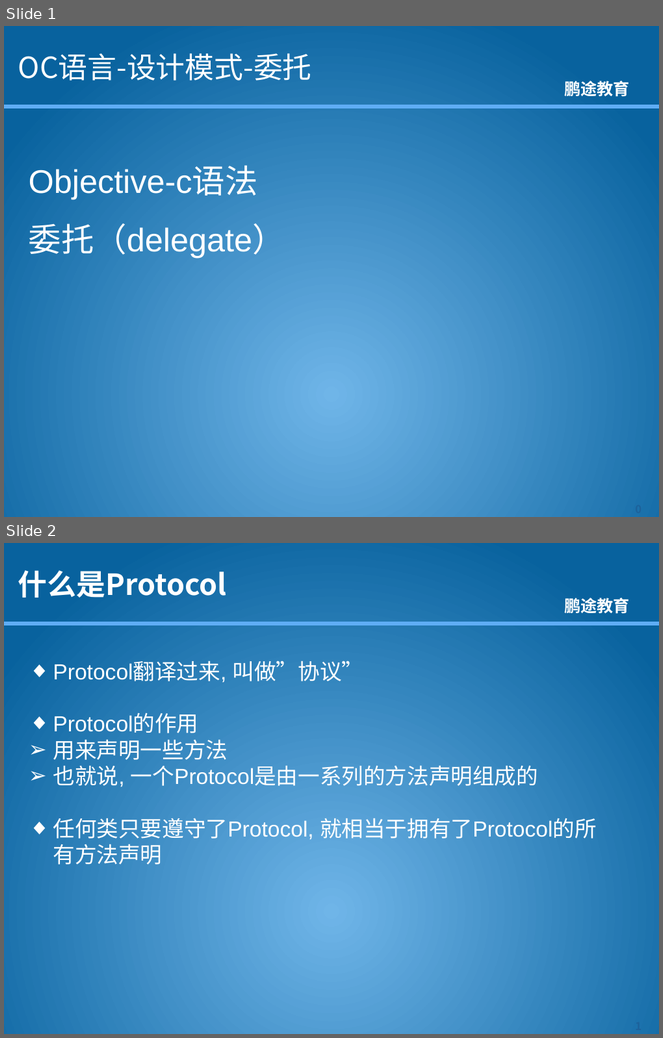
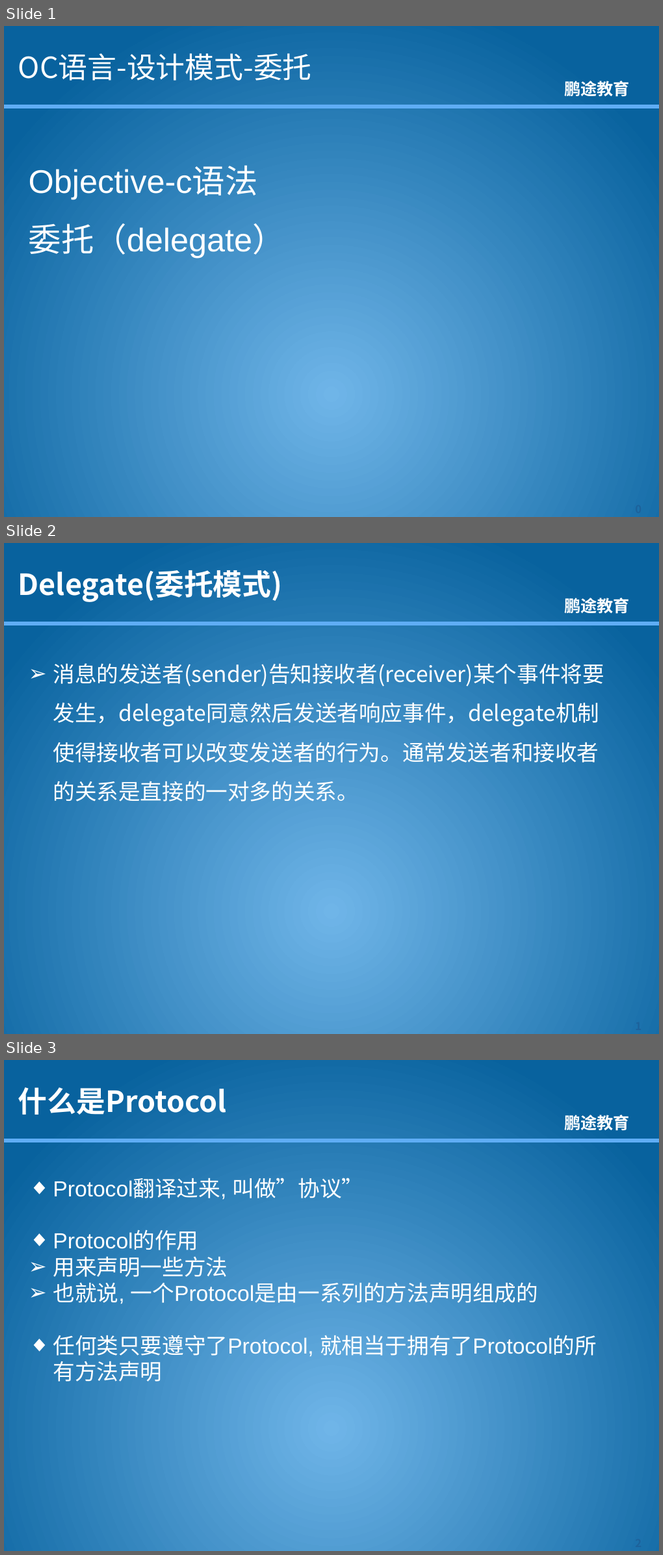
Before and after one commit to kkdmh77/gjh_baoche, a slide deck: 资料/课件/OC/OC语言-4.2-设计模式-委托.pptx. Shown one above the other, each under a label of ours: slides 1 and 2 before the commit, slides 1, 2 and 3 after it. The pictures are 663x1038 and 663x1555 pixels, drawn with LibreOffice and Linux fonts; fonts in the diff are those of the drawing; background and template pictures are left out. Boxes give left, top, right and bottom in pixels: in the first picture for what was removed or moved away, otherwise in the second. Text is boxed around its words. In the diff, an @@ line names an element or a change of style, - is before the commit and + after.

```diff
--- a/资料/课件/OC/OC语言-4.2-设计模式-委托.pptx
+++ b/资料/课件/OC/OC语言-4.2-设计模式-委托.pptx
@@ slide 2 added at [4, 543, 659, 1034], background picture (left out); not listed: 2 template elements that a slide beside it also shows @@
@@ title added at [18, 570, 283, 602], 32 pt, text #FFFFFF, bold @@
+Delegate(委托模式)
@@ text added at [53, 663, 604, 806], 24 pt, text #FFFFFF @@
+➢ 消息的发送者(sender)告知接收者(receiver)某个事件将要发生，delegate同意然后发送者响应事件，delegate机制使得接收者可以改变发送者的行为。通常发送者和接收者的关系是直接的一对多的关系。
@@ page number added at [610, 1016, 659, 1034], 12 pt, text #1D629B, bold @@
+1
@@ what was slide 2 is now slide 3 @@
```
Also in this commit, not shown: 18 other files.
